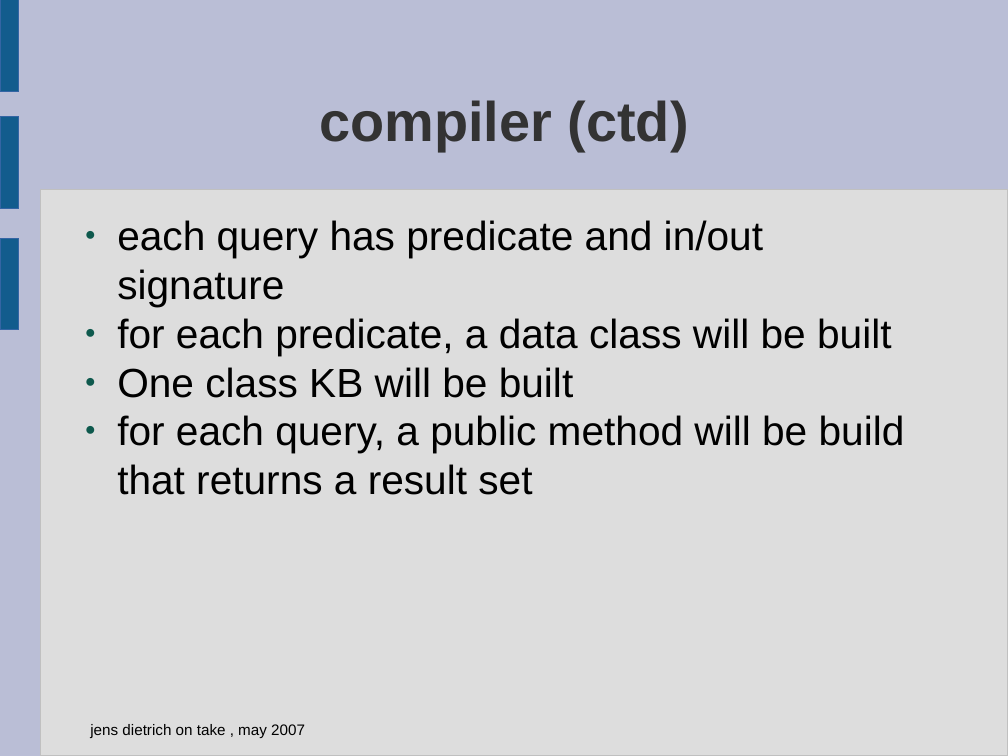
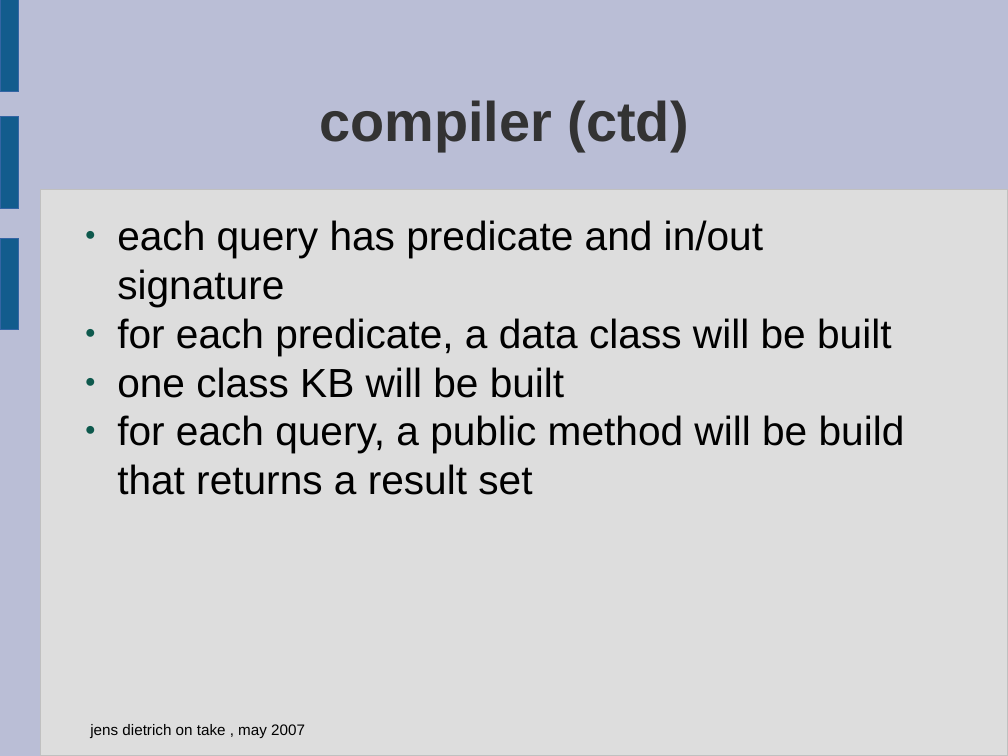
Before and after one commit to Koulio/take, a slide deck: slide 16 of take/docs/presentation-massey-may07.odp. Drawn at 1008x756 pixels with LibreOffice and Linux fonts; fonts in the diff are those of the drawing; background and template pictures are left out. Boxes give left, top, right and bottom in pixels: in the first picture for what was removed or moved away, otherwise in the second. Text is boxed around its words. In the diff, an @@ line names an element or a change of style, - is before the commit and + after.

```diff
--- a/take/docs/presentation-massey-may07.odp
+++ b/take/docs/presentation-massey-may07.odp
@@ text at (x1=117, y1=367, x2=564, y2=398): text changed @@
-● One class KB will be built
+● one class KB will be built
```
Also in this commit, not shown: 3 other slides changed.
